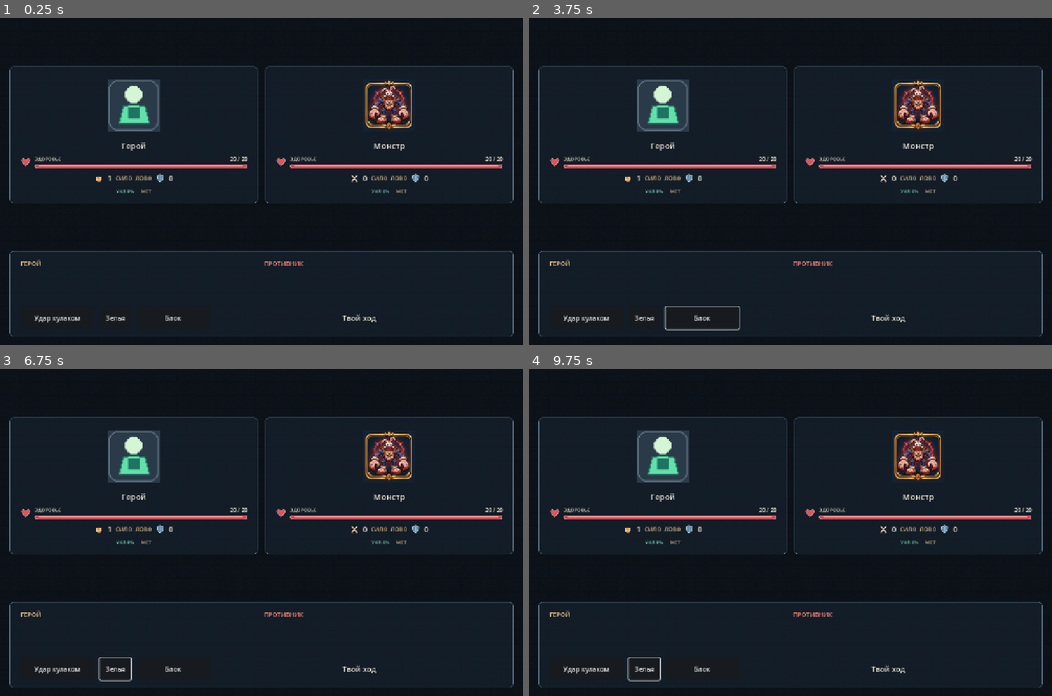
Above: before the commit, frames 1-4 (two rows, left to right).
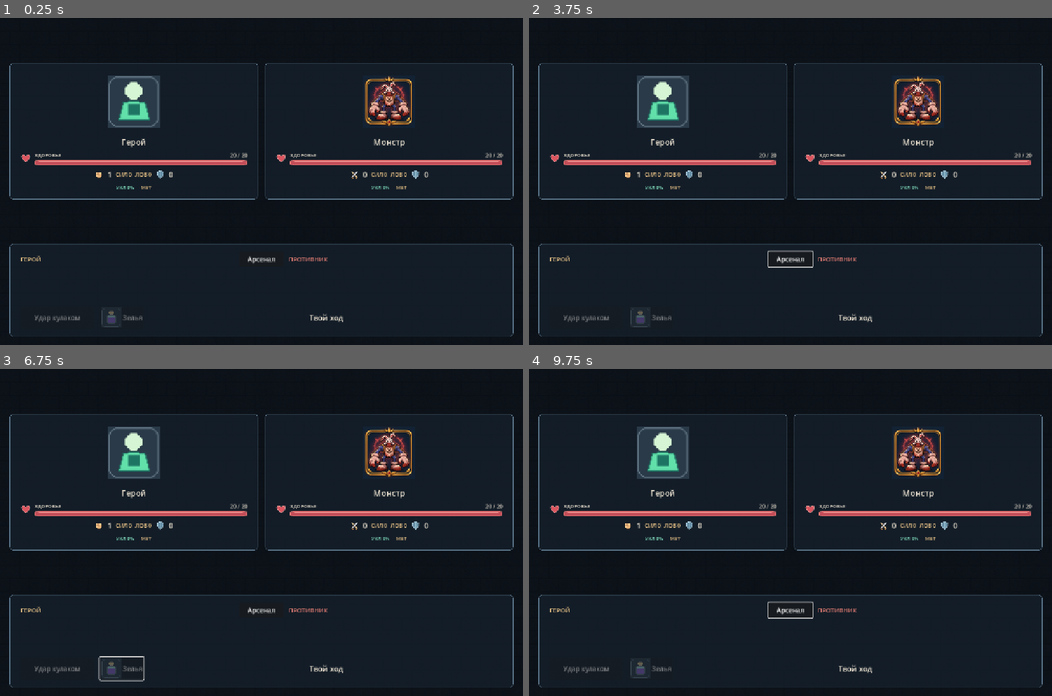
Above: after the commit, the same moments.

Repository: Warpreaktor/Dungeon-Architect
Game: Godot game, scene res://scenes/battle_view.tscn
The game is run twice, just before and just after one commit, with the same random seed, the same clock (stepped at 60 frames per second) and the same inputs. This scene is started directly instead of the project's main scene.
Inputs (mouse positions are in pixels of both pictures, inside the frame that each line leads up to):
- Up to frame 1 (0.25 s): no input
- Up to frame 2 (3.75 s): click (586, 318) at 0.5 s, where only the run before the commit has a clickable "Удар кулаком"; click (790, 259) at 1.25 s, where only the run after the commit has a clickable "Арсенал"; click (644, 318) at 2 s, where only the run before the commit has a clickable "Зелья"; click (701, 318) at 2.75 s, where only the run before the commit has a clickable "Блок"; tap Enter at 3.5, 3.6 s; move the mouse to (905, 165) at 3.52 s; hold Right from 3.53 s (still down); click (905, 165) at 3.67 s
- Up to frame 3 (6.75 s): tap Space at 3.77, 4.25, 5.75 s; release Right at 4.25 s; drag from (156, 548) to (235, 597) at 4.27 s; tap Enter at 5, 6.5 s; move the mouse to (313, 460) at 5.02 s; hold Right 5.03-5.75 s; tap M at 5.1 s; drag from (235, 597) to (104, 483) at 5.77 s; move the mouse to (418, 581) at 6.52 s; hold Left from 6.53 s (still down); tap Z at 6.6 s
- Up to frame 4 (9.75 s): tap Space at 6.77, 7.25 s; release Left at 7.25 s; drag from (633, 483) to (712, 450) at 7.27 s; move the mouse to (816, 532) at 8.02 s; hold Down 8.03-8.75 s; tap Enter at 8.1 s; click (816, 532) at 8.17 s; drag from (712, 450) to (685, 548) at 8.77 s; move the mouse to (905, 516) at 9.52 s; hold Up from 9.53 s (still down); tap M at 9.6 s

The runs differ from the first frame. In frame 1, 7.2% of the frame differs, in the area x 1-99%, y 13-95%; in frame 2, 7.4%, in the area x 1-99%, y 13-96%; in frame 3, 7.3%; in frame 4, 7.4%.
Error before the commit: Parse Error: Identifier "ARSENAL_VIEW_SCRIPT" not declared in the current scope. (res://scripts/battle_view.gd:130)

Commit message:
feat: Добавлено окно подготовки боевого арсенала

Diff:
--- a/scripts/battle_view.gd
+++ b/scripts/battle_view.gd
@@ -44,6 +44,7 @@
 @onready var _hero_chain_title: Label = %HeroChainTitle
 @onready var _enemy_chain_title: Label = %EnemyChainTitle
 
+const ARSENAL_VIEW_SCRIPT: Script = preload("res://scripts/battle_arsenal_view.gd")
 const ABILITY_SLOT_SCENE: PackedScene = preload("res://scenes/battle_ability_slot.tscn")
 const MAX_CHAIN_SLOT_SIDE: float = 116.0
 const MIN_CHAIN_SLOT_SIDE: float = 64.0
Not shown, added: tests/test_battle_arsenal_lock.gd.uid
Not shown, added: tests/test_trap_reveal.gd.uid
